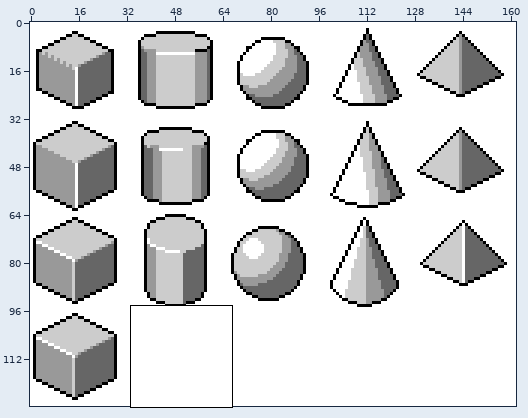
Pixel-art file: BasicShapes/5shapes7.aseprite. Above: a wide view before the commit, with the close-up outlined.
Close-up. First the earlier version:
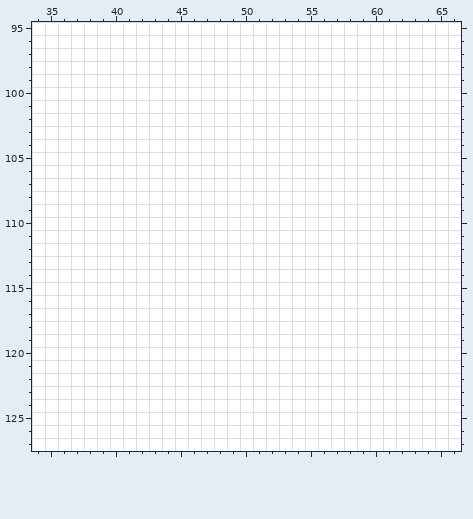
162x128 pixels, 1 frame. Shown: x 34..66, y 95..127.
New version:
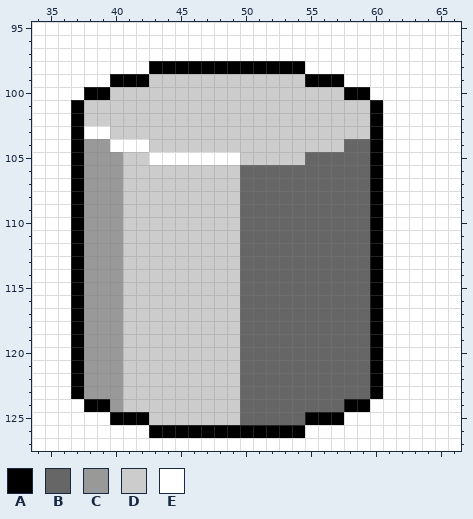
Palette (. is transparent): A #000000  B #666666  C #999999  D #cccccc  E #ffffff
Changes in this commit:
Layer "Layer 2":
y 98: x 43..54 EEEEEEEEEEEE -> AAAAAAAAAAAA
y 99: x 40..57 EEEEEEEEEEEEEEEEEE -> AAADDDDDDDDDDDDAAA
y 100: x 38..59 EEEEEEEEEEEEEEEEEEEEEE -> AADDDDDDDDDDDDDDDDDDAA
y 101..102: x 37..60 EEEEEEEEEEEEEEEEEEEEEEEE -> ADDDDDDDDDDDDDDDDDDDDDDA
y 103: x 37 E -> A; x 40..60 EEEEEEEEEEEEEEEEEEEEE -> DDDDDDDDDDDDDDDDDDDDA
y 104: x 37..39 EEE -> ACC; x 43..60 EEEEEEEEEEEEEEEEEE -> DDDDDDDDDDDDDDDBBA
y 105: x 37..42 EEEEEE -> ACCCDD; x 50..60 EEEEEEEEEEE -> DDDDDBBBBBA
y 106..123: x 37..60 EEEEEEEEEEEEEEEEEEEEEEEE -> ACCCDDDDDDDDDBBBBBBBBBBA
y 124: x 38..59 EEEEEEEEEEEEEEEEEEEEEE -> AACDDDDDDDDDBBBBBBBBAA
y 125: x 40..57 EEEEEEEEEEEEEEEEEE -> AAADDDDDDDBBBBBAAA
y 126: x 43..54 EEEEEEEEEEEE -> AAAAAAAAAAAA
